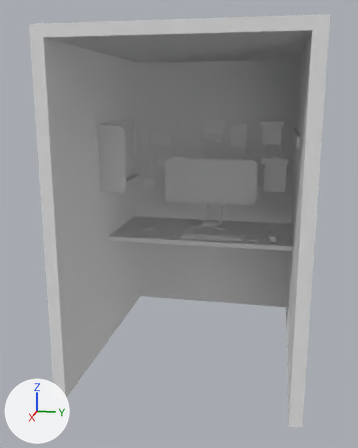
One commit to the FBX model Prototype - Concept One/Assets/Models/Concepting (1).fbx: the scene before it, then after it.
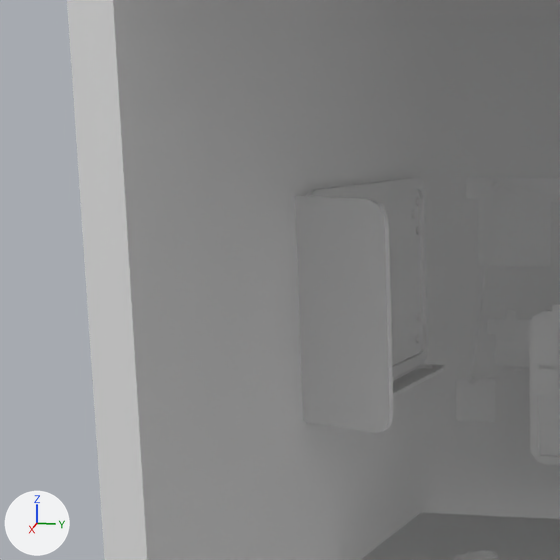
The first picture shows the older version from a 50 mm lens placed at (41.8, 5.7, 12.3), pointed at (6.1, -1.4, 3.4). The close-ups show both versions on the part from 4% to 49% of the width and 15% to 51% of the height of that picture; other places that the commit changed are outside them. Every picture has the same lights, and +X, +Y and +Z are marked at lower left. Where no turn or scale is listed for an object, it has been applied to the vertices.

Names of what the first close-up shows: 'Edge_White Board', 'Monitor d', 'Paper & Evidence Papers', 'Room and Objects', 'Srceen', 'Table', 'Walls', 'White Board'.
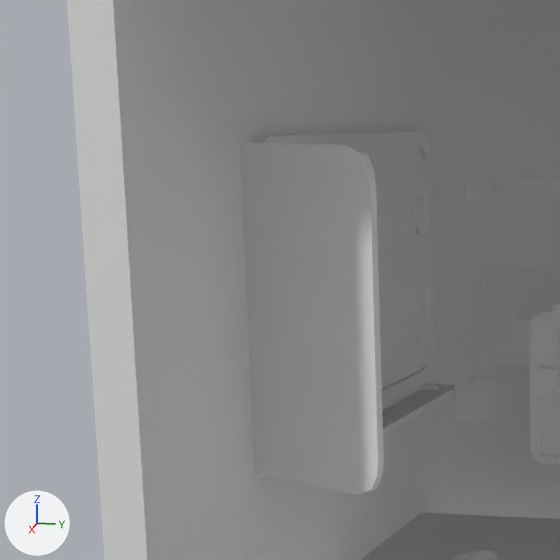
Pixel boxes [x1, y1, x2, y2] of what changed, in the close-ups (560 x 560 px):
'White Board', moved, rescaled (46% wider, 44% taller)
    before: [295, 189, 423, 433]
    after: [239, 143, 426, 494]
'Edge_White Board', moved, rescaled (44% wider, 43% taller)
    before: [306, 178, 444, 433]
    after: [256, 131, 455, 495]

The change in detail:
Object 'Edge_White Board' (ob_edge_white_board) moves from (0.0, 0.0, 0.0) to (0.42, 2.54, -2.66).
Object 'Edge_White Board' (ob_edge_white_board) is rescaled from (1.0, 1.0, 1.0) to (1.35, 1.35, 1.35).
Object 'White Board' (ob_white_board) moves from (0.0, 0.0, 0.0) to (0.42, 2.54, -2.66).
Object 'White Board' (ob_white_board) is rescaled from (1.0, 1.0, 1.0) to (1.35, 1.35, 1.35).
